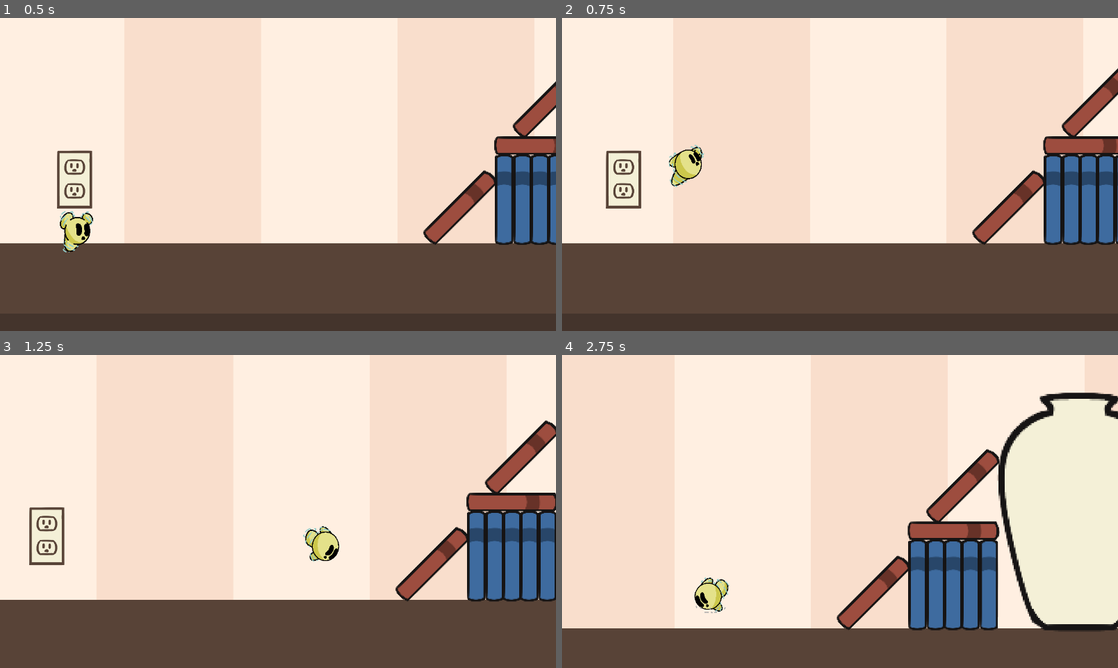
Above: before the commit, frames 1-4 (two rows, left to right).
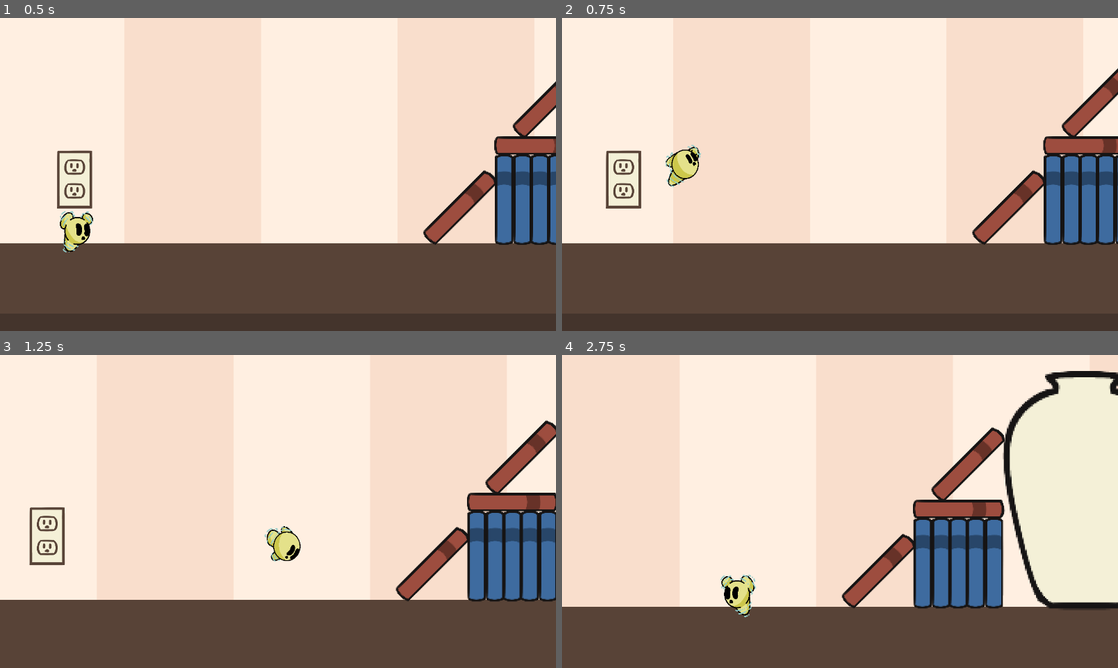
Above: after the commit, the same moments.

Repository: FabGb/UPRM-The-Ultimate-Game-Jam-2026
Game: Godot game, scene res://scenes/Levels/level_1.tscn
Two runs of this game, one before a commit and one after it. Both use one fixed random seed, a clock stepped at 60 frames per second and the inputs below.
Inputs:
- Up to frame 1 (0.5 s): no input
- Up to frame 2 (0.75 s): tap Enter (ui_accept) at 0.5 s; hold Right (ui_right) from 0.53 s (still down); tap Shift (Dash) at 0.6 s
- Up to frame 3 (1.25 s): keep holding Right (ui_right); tap Enter (ui_accept) at 0.77 s
- Up to frame 4 (2.75 s): tap Down (Cam_D) at 1.35 s; tap Enter (ui_accept) at 1.52 s; tap Shift (Dash) at 1.55, 2.3 s; release Right (ui_right) at 2.03 s; hold Left (ui_left) from 2.03 s (still down); tap Up (Cam_Up) at 2.1 s

Frame 1 is identical in both runs. In frame 2, 0.4% of the frame differs, in the area x 18-26%, y 40-54%; in frame 3, 2.0%; in frame 4, 18%, in the area x 0-100%, y 5-89%.

Commit message:
balls in yo jaws 4

Diff:
--- a/ultimate_game_jam_2026/scenes/Levels/level_1.tscn
+++ b/ultimate_game_jam_2026/scenes/Levels/level_1.tscn
@@ -16,6 +16,7 @@
 [ext_resource type="PackedScene" uid="uid://paw8w83sck8j" path="res://scenes/Enemies/groundEnemy.tscn" id="12_vtd0g"]
 [ext_resource type="PackedScene" uid="uid://c1afsbqgxbie4" path="res://scenes/Enemies/flying_enemy.tscn" id="13_hk2jt"]
 [ext_resource type="PackedScene" uid="uid://cap4sae5plgfy" path="res://scenes/Player-Interaction/phone_power_up.tscn" id="15_vtd0g"]
+[ext_resource type="PackedScene" uid="uid://drmhs18jmn5tu" path="res://scenes/Player-Interaction/shoe_box.tscn" id="17_5gowt"]
 
 [sub_resource type="CircleShape2D" id="CircleShape2D_hk2jt"]
 radius = 80.50156
@@ -155,19 +156,9 @@
 rotation = 1.5707964
 scale = Vector2(2, 2)
 
-[node name="Red Book17" parent="Objects" unique_id=1388729082 instance=ExtResource("6_xxpsm")]
-position = Vector2(7968, 441)
-rotation = 1.5707964
-scale = Vector2(2, 2)
-
 [node name="Red Book18" parent="Objects" unique_id=1608432316 instance=ExtResource("6_xxpsm")]
-position = Vector2(7968, 361)
-rotation = 1.5707964
-scale = Vector2(2, 2)
-
-[node name="Red Book19" parent="Objects" unique_id=330693620 instance=ExtResource("6_xxpsm")]
-position = Vector2(7968, 401)
-rotation = 1.5707964
+position = Vector2(7989, 382)
+rotation = -0.7853982
 scale = Vector2(2, 2)
 
 [node name="Red Book16" parent="Objects" unique_id=489885398 instance=ExtResource("6_xxpsm")]
@@ -241,7 +232,7 @@
 scale = Vector2(2, 2)
 
 [node name="Red Book49" parent="Objects" unique_id=1743168047 instance=ExtResource("6_xxpsm")]
-position = Vector2(7765, 241)
+position = Vector2(7804, 241)
 rotation = 4.712389
 scale = Vector2(2, 2)
 
@@ -305,27 +296,22 @@
 scale = Vector2(2, 2)
 
 [node name="Blue Book32" parent="Objects" unique_id=1764807589 instance=ExtResource("5_l5ivm")]
-position = Vector2(7757, 401)
+position = Vector2(7796, 401)
 rotation = -1.5707964
 scale = Vector2(2, 2)
 
 [node name="Blue Book33" parent="Objects" unique_id=817884934 instance=ExtResource("5_l5ivm")]
-position = Vector2(7757, 441)
+position = Vector2(7796, 441)
 rotation = -1.5707964
 scale = Vector2(2, 2)
 
 [node name="Blue Book28" parent="Objects" unique_id=1007414859 instance=ExtResource("5_l5ivm")]
-position = Vector2(7533, 119)
+position = Vector2(7533, 133)
 rotation = -1.5707964
 scale = Vector2(2, 2)
 
 [node name="Blue Book29" parent="Objects" unique_id=309283804 instance=ExtResource("5_l5ivm")]
-position = Vector2(7534, 160)
-rotation = -1.5707964
-scale = Vector2(2, 2)
-
-[node name="Blue Book30" parent="Objects" unique_id=1696681051 instance=ExtResource("5_l5ivm")]
-position = Vector2(7534, 200)
+position = Vector2(7534, 174)
 rotation = -1.5707964
 scale = Vector2(2, 2)
 
@@ -354,36 +340,6 @@
 rotation = 1.5707964
 scale = Vector2(2, 2)
 
-[node name="Red Book34" parent="Objects" unique_id=738227006 instance=ExtResource("6_xxpsm")]
-position = Vector2(7533, 320)
-rotation = 4.712389
-scale = Vector2(2, 2)
-
-[node name="Red Book36" parent="Objects" unique_id=1866931733 instance=ExtResource("6_xxpsm")]
-position = Vector2(7533, 280)
-rotation = 4.712389
-scale = Vector2(2, 2)
-
-[node name="Red Book45" parent="Objects" unique_id=1832084941 instance=ExtResource("6_xxpsm")]
-position = Vector2(7516, 362)
-rotation = 4.712389
-scale = Vector2(2, 2)
-
-[node name="Red Book46" parent="Objects" unique_id=1532276396 instance=ExtResource("6_xxpsm")]
-position = Vector2(7516, 402)
-rotation = 4.712389
-scale = Vector2(2, 2)
-
-[node name="Blue Book26" parent="Objects" unique_id=1032409278 instance=ExtResource("5_l5ivm")]
-position = Vector2(7499, 443)
-rotation = 1.5707964
-scale = Vector2(2, 2)
-
-[node name="Blue Book27" parent="Objects" unique_id=130036715 instance=ExtResource("5_l5ivm")]
-position = Vector2(7515, 241)
-rotation = 1.5707964
-scale = Vector2(2, 2)
-
 [node name="Blue Book17" parent="Objects" unique_id=1801823120 instance=ExtResource("5_l5ivm")]
 position = Vector2(7057, 281)
 rotation = 1.5707964
@@ -420,17 +376,17 @@
 scale = Vector2(2, 2)
 
 [node name="Red Book47" parent="Objects" unique_id=827403737 instance=ExtResource("6_xxpsm")]
-position = Vector2(7742, 362)
+position = Vector2(7781, 362)
 rotation = 4.712389
 scale = Vector2(2, 2)
 
 [node name="Red Book48" parent="Objects" unique_id=1959187914 instance=ExtResource("6_xxpsm")]
-position = Vector2(7763, 320)
+position = Vector2(7802, 320)
 rotation = 4.712389
 scale = Vector2(2, 2)
 
 [node name="Blue Book31" parent="Objects" unique_id=981618390 instance=ExtResource("5_l5ivm")]
-position = Vector2(7746, 281)
+position = Vector2(7785, 281)
 rotation = 1.5707964
 scale = Vector2(2, 2)
 
@@ -665,3 +621,9 @@
 
 [node name="PhonePowerUp" parent="." unique_id=1813305990 instance=ExtResource("15_vtd0g")]
 position = Vector2(2263, -21)
+
+[node name="Shoe box" parent="." unique_id=1316782146 instance=ExtResource("17_5gowt")]
+position = Vector2(7471, 409)
+
+[node name="Shoe box2" parent="." unique_id=424348150 instance=ExtResource("17_5gowt")]
+position = Vector2(7471, 275)
--- a/ultimate_game_jam_2026/scripts/player.gd
+++ b/ultimate_game_jam_2026/scripts/player.gd
@@ -25,6 +25,7 @@
 var dashTime = 0
 var dashSpeed = 2.7 * speed
 var dashDir = 0
+var dashDecel = 1000
 
 @onready var player_sprite = $AnimatedSprite2D
 @onready var attackArea = $AttackArea
@@ -69,7 +70,11 @@
 
 	if isDashing:
 		dashTime -= 1
-		velocity.x = dashDir * dashSpeed  # assumes you added dashDir fix
+
+		velocity.x = move_toward(velocity.x, 0, dashDecel * delta)
+
+		if abs(velocity.x) < 50:
+			velocity.x = 0
 
 		if dashTime <= 0:
 			isDashing = false
Renamed: ultimate_game_jam_2026/shoe_box.tscn -> ultimate_game_jam_2026/scenes/Player-Interaction/shoe_box.tscn
Renamed: ultimate_game_jam_2026/scenes/main_menu.gd -> ultimate_game_jam_2026/scripts/main_menu.gd
Renamed: ultimate_game_jam_2026/scenes/main_menu.gd.uid -> ultimate_game_jam_2026/scripts/main_menu.gd.uid
Renamed: ultimate_game_jam_2026/scenes/Player-Interaction/router.gd -> ultimate_game_jam_2026/scripts/router.gd
Renamed: ultimate_game_jam_2026/scenes/Player-Interaction/router.gd.uid -> ultimate_game_jam_2026/scripts/router.gd.uid
